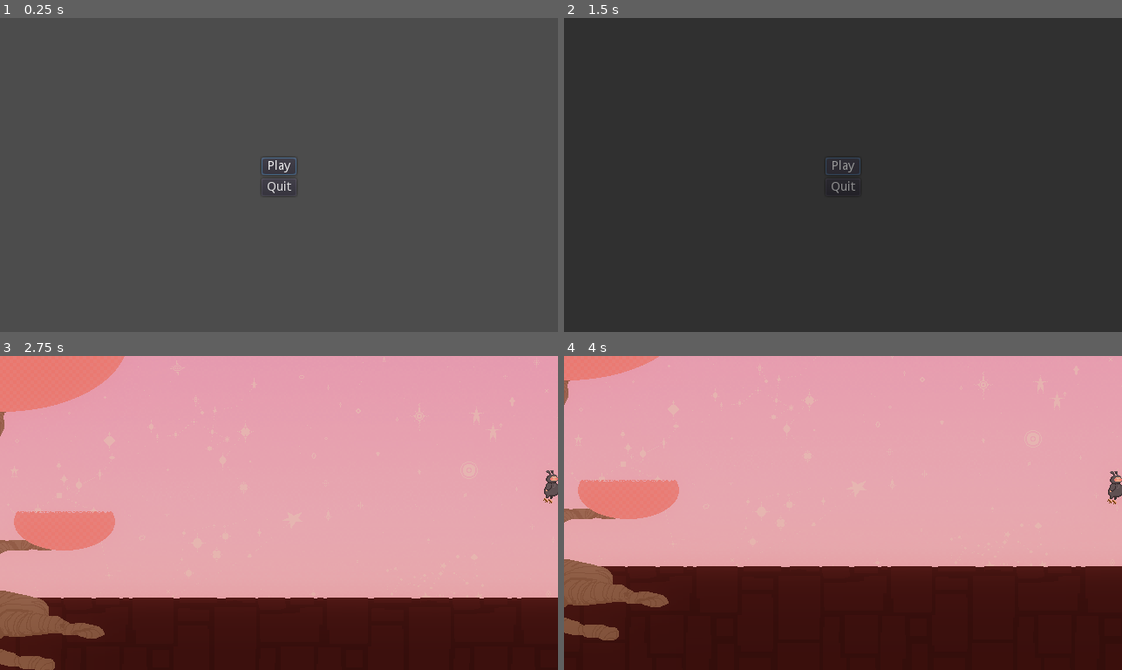
Above: before the commit, frames 1-4 (two rows, left to right).
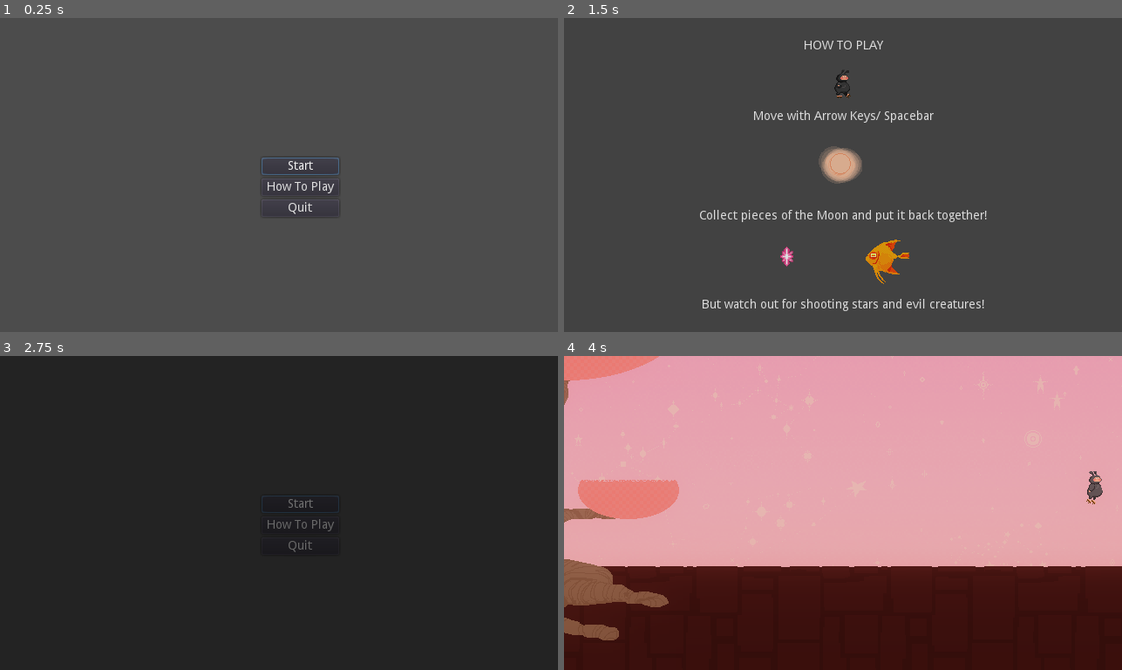
Above: after the commit, the same moments.

Repository: gmeisinger/GGJ-2020
Game: Godot game, scene res://Scenes/Title/Title.tscn
The game is run twice, just before and just after one commit, with the same random seed, the same clock (stepped at 60 frames per second) and the same inputs. Before the commit the project has no main scene; this scene is started directly in both runs. The engine's default icon, where the game draws it, is replaced by a stand-in: a white triangle on a blue panel in a dark square.
Inputs (mouse positions are in pixels of both pictures, inside the frame that each line leads up to):
- Up to frame 1 (0.25 s): no input
- Up to frame 2 (1.5 s): click (865, 187) at 0.5 s, where only the run after the commit has a clickable "How To Play"; click (843, 165) at 1.25 s, where only the run before the commit has a clickable "Play"
- Up to frame 3 (2.75 s): tap Enter at 2 s; hold D (move_right) from 2.03 s (still down); tap Space (jump) at 2.27 s
- Up to frame 4 (4 s): release D (move_right) at 2.75 s; click (865, 503) at 2.75 s, where only the run after the commit has a clickable "Start"; hold D (move_right) from 3.53 s (still down); tap Space (jump) at 3.77 s

The runs differ from the first frame. In frame 1, 0.4% of the frame differs, in the area x 47-61%, y 44-63%; in frame 2, 3.5%; in frame 3, 97%, in the area x 0-100%, y 0-100%; in frame 4, 0.4%.

Commit message:
how to play screen

Diff:
--- /dev/null
+++ b/Scenes/Title/HowToPlay.gd
@@ -0,0 +1,7 @@
+extends Control
+
+var title = "res://Scenes/Title/Title.tscn"
+
+func _input(event):
+	if event is InputEventKey:
+		transitionMgr.transitionTo(title)
--- /dev/null
+++ b/Scenes/Title/HowToPlay.tscn
@@ -0,0 +1,101 @@
+[gd_scene load_steps=7 format=2]
+
+[ext_resource path="res://Assets/Sprites/player.png" type="Texture" id=1]
+[ext_resource path="res://Scenes/Moon/CollectedMoonPiece.tscn" type="PackedScene" id=2]
+[ext_resource path="res://Scenes/Enemy/ShootingStar.tscn" type="PackedScene" id=3]
+[ext_resource path="res://Assets/Sprites/fishswim03_191120-Sheet.png" type="Texture" id=4]
+[ext_resource path="res://Scenes/Title/HowToPlay.gd" type="Script" id=5]
+
+[sub_resource type="Animation" id=1]
+resource_name = "walk"
+loop = true
+tracks/0/type = "value"
+tracks/0/path = NodePath(".:frame")
+tracks/0/interp = 1
+tracks/0/loop_wrap = true
+tracks/0/imported = false
+tracks/0/enabled = true
+tracks/0/keys = {
+"times": PoolRealArray( 0, 0.1, 0.2, 0.3, 0.4, 0.5, 0.6, 0.7, 0.8, 0.9 ),
+"transitions": PoolRealArray( 1, 1, 1, 1, 1, 1, 1, 1, 1, 1 ),
+"update": 1,
+"values": [ 0, 1, 2, 3, 4, 5, 6, 7, 8, 9 ]
+}
+
+[node name="HowToPlay" type="Control"]
+anchor_right = 1.0
+anchor_bottom = 1.0
+script = ExtResource( 5 )
+__meta__ = {
+"_edit_use_anchors_": false
+}
+
+[node name="movement" type="Label" parent="."]
+anchor_left = 0.5
+anchor_top = 0.5
+anchor_right = 0.5
+anchor_bottom = 0.5
+margin_left = -103.5
+margin_top = -74.0
+margin_right = 103.5
+margin_bottom = -60.0
+text = "Move with Arrow Keys/ Spacebar"
+
+[node name="moon_pieces" type="Label" parent="."]
+anchor_left = 0.5
+anchor_top = 0.5
+anchor_right = 0.5
+anchor_bottom = 0.5
+margin_left = -165.5
+margin_top = 40.0
+margin_right = 165.5
+margin_bottom = 54.0
+text = "Collect pieces of the Moon and put it back together!"
+
+[node name="enemies" type="Label" parent="."]
+anchor_left = 0.5
+anchor_top = 1.0
+anchor_right = 0.5
+anchor_bottom = 1.0
+margin_left = -162.5
+margin_top = -38.0
+margin_right = 162.5
+margin_bottom = -24.0
+text = "But watch out for shooting stars and evil creatures!"
+
+[node name="player_walk" type="Sprite" parent="."]
+position = Vector2( 322.693, 66.7252 )
+texture = ExtResource( 1 )
+vframes = 6
+hframes = 10
+frame = 9
+
+[node name="AnimationPlayer" type="AnimationPlayer" parent="player_walk"]
+autoplay = "walk"
+anims/walk = SubResource( 1 )
+
+[node name="CollectedMoonPiece" parent="." instance=ExtResource( 2 )]
+position = Vector2( 318.568, 168.326 )
+
+[node name="ShootingStar" parent="." instance=ExtResource( 3 )]
+position = Vector2( 256.484, 273.879 )
+speed = 0
+
+[node name="Sprite" type="Sprite" parent="."]
+position = Vector2( 364.22, 268.571 )
+texture = ExtResource( 4 )
+vframes = 2
+hframes = 5
+
+[node name="Label" type="Label" parent="."]
+anchor_left = 0.5
+anchor_top = 0.5
+anchor_right = 0.5
+anchor_bottom = 0.5
+margin_left = -45.5
+margin_top = -155.0
+margin_right = 45.5
+margin_bottom = -141.0
+text = "HOW TO PLAY"
+
+[editable path="ShootingStar"]
--- a/Scenes/Title/Title.gd
+++ b/Scenes/Title/Title.gd
@@ -1,6 +1,7 @@
 extends Control
 
 export(String, FILE, "*.tscn") var next_scene
+export(String, FILE, "*.tscn") var how_to_scene
 
 func _ready():
 	var os_name = OS.get_name()
@@ -14,3 +15,7 @@
 
 func _on_Quit_button_up():
 	get_tree().quit()
+
+
+func _on_HowToPlay_button_up():
+	transitionMgr.transitionTo(how_to_scene)
--- a/Scenes/Title/Title.tscn
+++ b/Scenes/Title/Title.tscn
@@ -10,6 +10,7 @@
 "_edit_use_anchors_": false
 }
 next_scene = "res://Scenes/Levels/Level.tscn"
+how_to_scene = "res://Scenes/Title/HowToPlay.tscn"
 
 [node name="buttons" type="VBoxContainer" parent="."]
 anchor_left = 0.5
@@ -25,14 +26,21 @@
 }
 
 [node name="Play" type="Button" parent="buttons"]
-margin_right = 40.0
+margin_right = 89.0
 margin_bottom = 20.0
-text = "Play"
+text = "Start"
+
+[node name="HowToPlay" type="Button" parent="buttons"]
+margin_top = 24.0
+margin_right = 89.0
+margin_bottom = 44.0
+text = "How To Play"
 
 [node name="Quit" type="Button" parent="buttons"]
-margin_top = 24.0
-margin_right = 40.0
-margin_bottom = 44.0
+margin_top = 48.0
+margin_right = 89.0
+margin_bottom = 68.0
 text = "Quit"
 [connection signal="button_up" from="buttons/Play" to="." method="_on_Play_button_up"]
+[connection signal="button_up" from="buttons/HowToPlay" to="." method="_on_HowToPlay_button_up"]
 [connection signal="button_up" from="buttons/Quit" to="." method="_on_Quit_button_up"]
--- a/project.godot
+++ b/project.godot
@@ -16,6 +16,7 @@
 [application]
 
 config/name="Moon Repair"
+run/main_scene="res://Scenes/Title/Title.tscn"
 config/icon="res://icon.png"
 
 [autoload]
